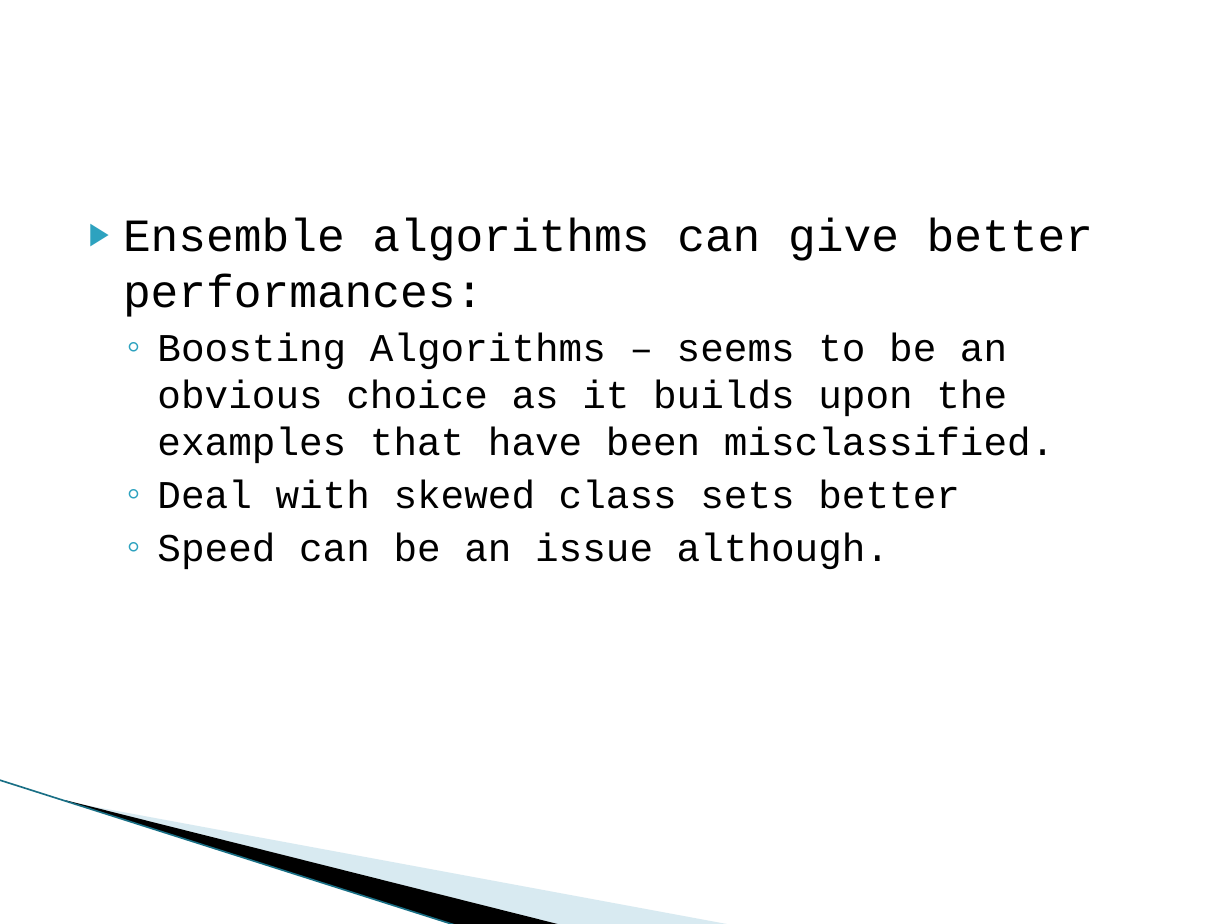
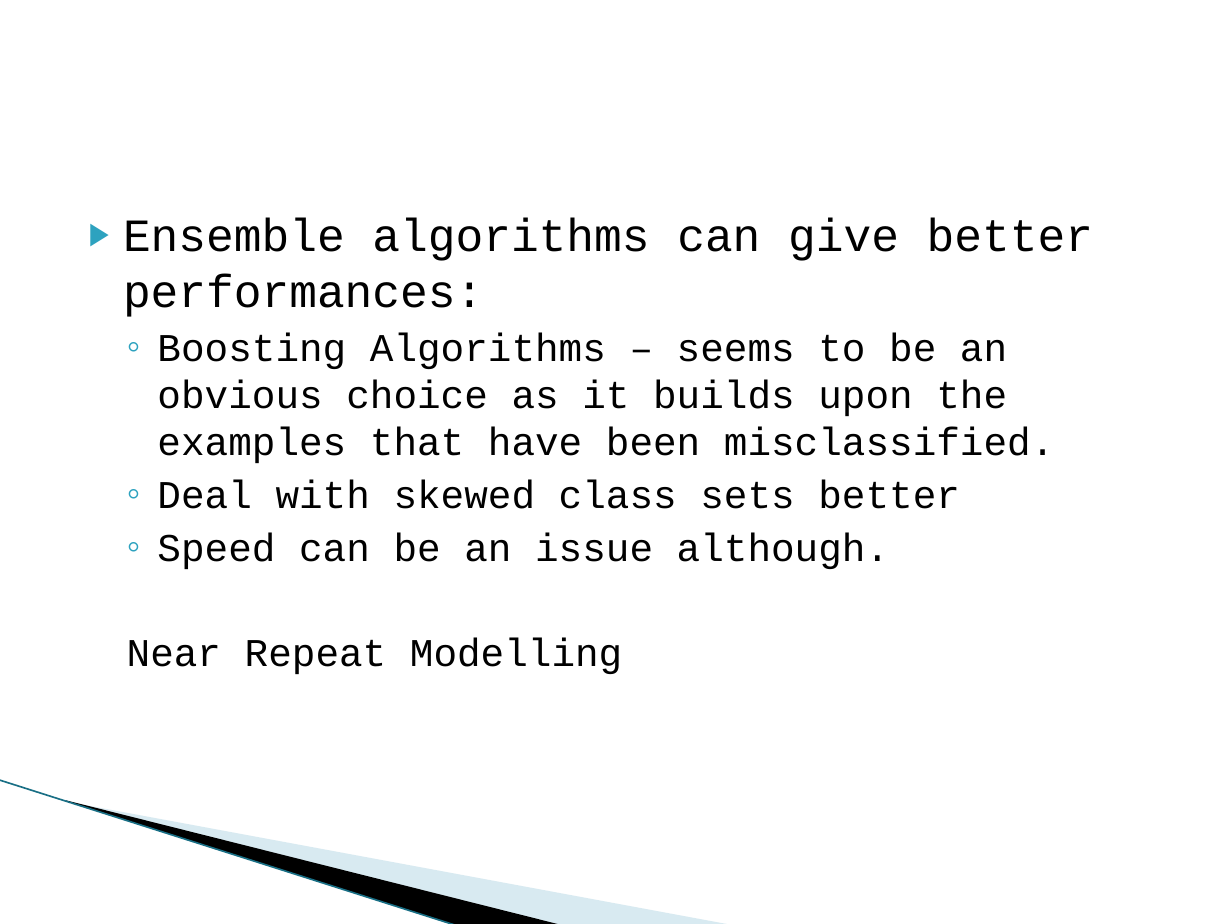
Before and after one commit to keshavramaswamy/ipython-notebooks, a slide deck: slide 29 of infor/Boston Crime Prediction.pptx. Drawn at 1232x924 pixels with LibreOffice and Linux fonts; fonts in the diff are those of the drawing; background and template pictures are left out. Boxes give left, top, right and bottom in pixels: in the first picture for what was removed or moved away, otherwise in the second. Text is boxed around its words. In the diff, an @@ line names an element or a change of style, - is before the commit and + after.

Commit message:
update slides

```diff
--- a/infor/Boston Crime Prediction.pptx
+++ b/infor/Boston Crime Prediction.pptx
@@ text at bbox=[127, 638, 622, 674]: paragraph added @@
+  Near Repeat Modelling
```
